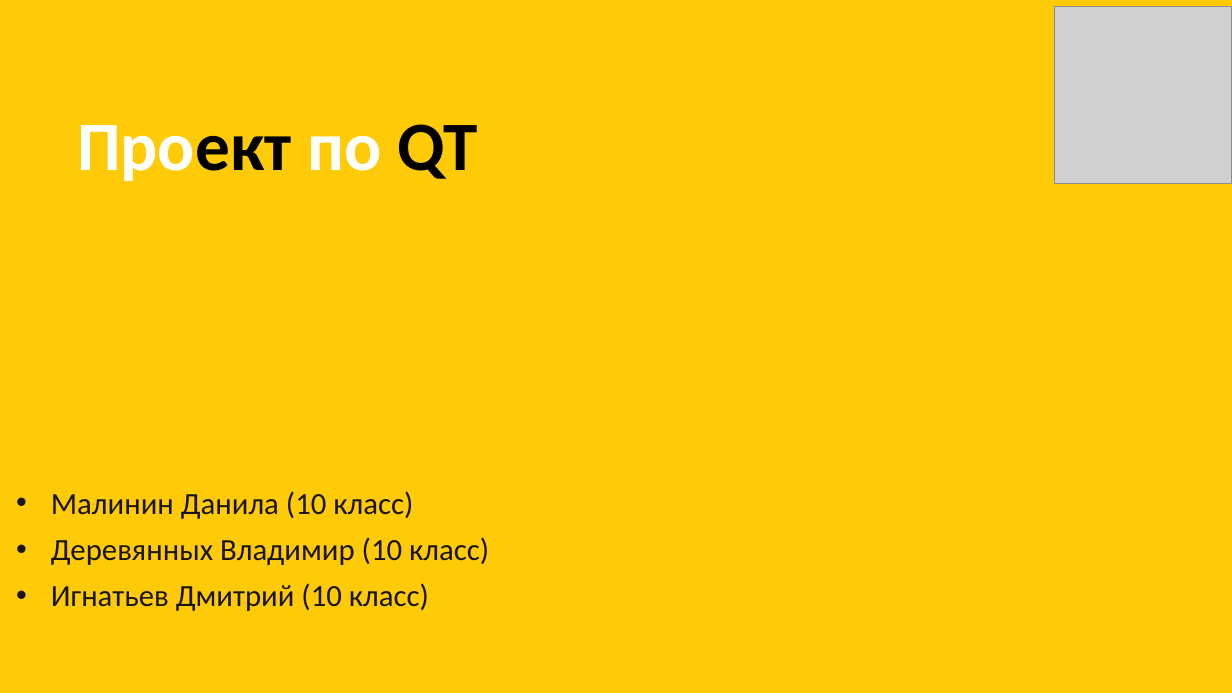
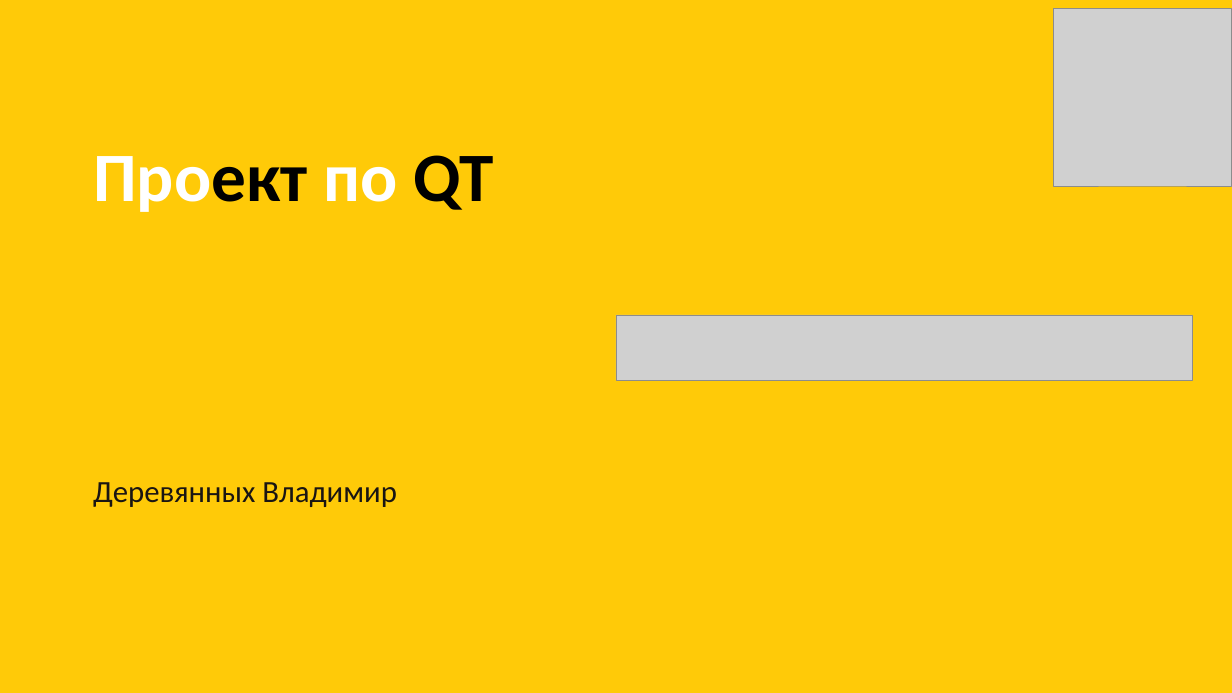
Before and after one commit to Vovadoes/Hackathon, a slide deck: slide 1 of stroitelniy-project_1.pptx. Drawn at 1232x693 pixels with LibreOffice and Linux fonts; fonts in the diff are those of the drawing; grey boxes stand for pictures; background and template pictures are left out. Boxes give left, top, right and bottom in pixels: in the first picture for what was removed or moved away, otherwise in the second. Text is boxed around its words. In the diff, an @@ line names an element or a change of style, - is before the commit and + after.

Commit message:
123

```diff
--- a/stroitelniy-project_1.pptx
+++ b/stroitelniy-project_1.pptx
@@ title "Проект по QT": place and size @@
-title "Проект по QT" at [77,124,477,181]
+title "Проект по QT" at [93,155,493,212]
@@ picture added at [616,315,1193,381] @@
@@ subtitle at [93,482,397,507]: text changed @@
-• Малинин Данила (10 класс)
-• Деревянных Владимир (10 класс)
-• Игнатьев Дмитрий (10 класс)
+Деревянных Владимир
```
Also in this commit, not shown: 1 slide removed.
